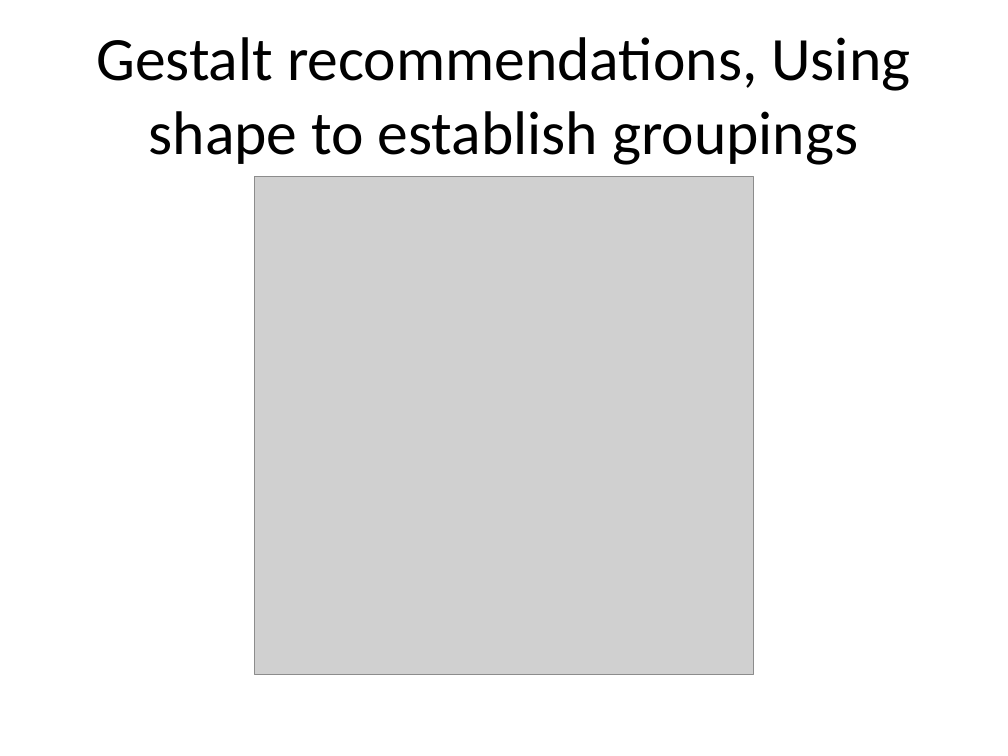
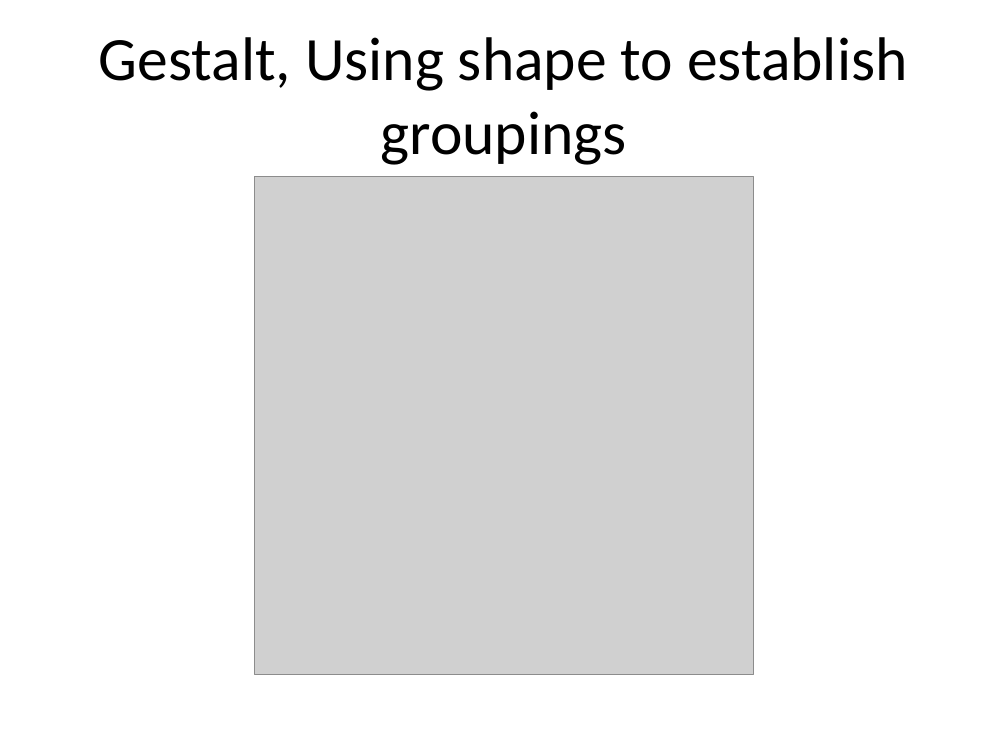
Before and after one commit to pmean/data-visualization, a slide deck: slide 5 of data-viz-03/component/recommendations-gestalt.pptx. Drawn at 1008x756 pixels with LibreOffice and Linux fonts; fonts in the diff are those of the drawing; grey boxes stand for pictures. Boxes give left, top, right and bottom in pixels: in the first picture for what was removed or moved away, otherwise in the second. Text is boxed around its words. In the diff, an @@ line names an element or a change of style, - is before the commit and + after.

```diff
--- a/data-viz-03/component/recommendations-gestalt.pptx
+++ b/data-viz-03/component/recommendations-gestalt.pptx
@@ title at (x1=99, y1=37, x2=907, y2=165): text changed @@
-Gestalt recommendations, Using shape to establish groupings
+Gestalt, Using shape to establish groupings
```
Also in this commit, not shown: 10 other slides changed, 3 slides added, 2 slides removed, 12 other files.
